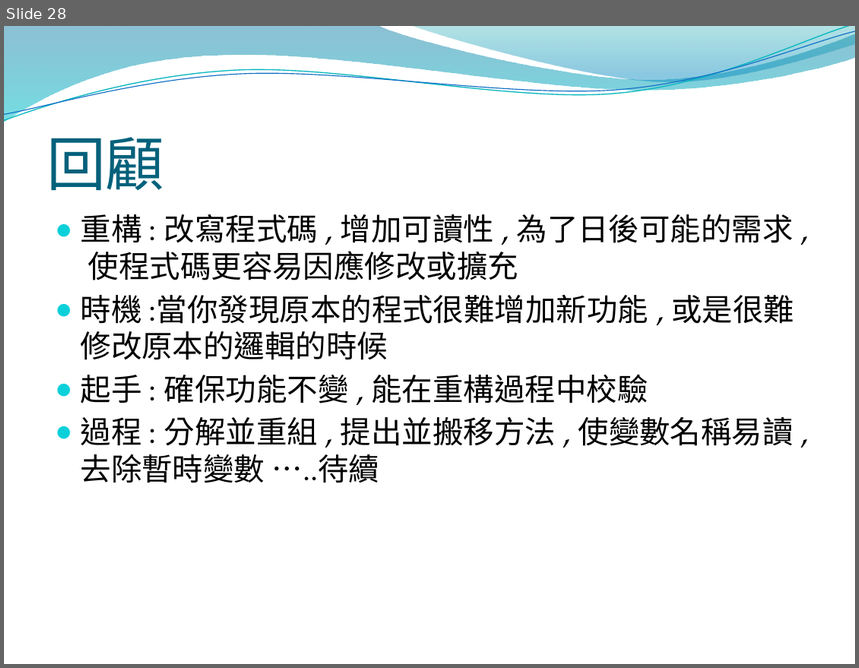
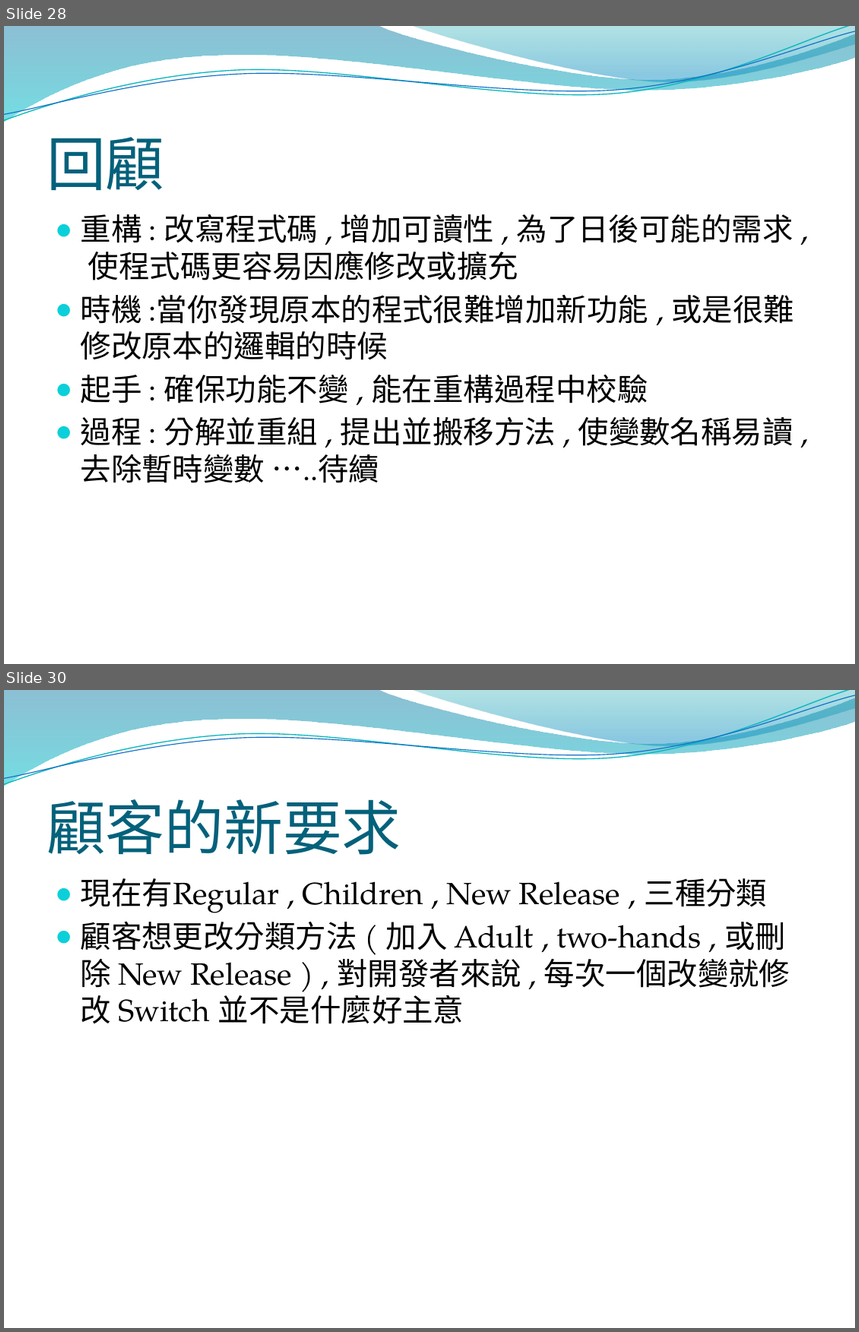
Before and after one commit to DavidLai0927/Assignment, a slide deck: Refactoring/Refactoring 0~1.3.pptx. Shown one above the other, each under a label of ours: slide 28 before the commit, slides 28 and 30 after it; the slides between them are not shown. The pictures are 859x668 and 859x1332 pixels, drawn with LibreOffice and Linux fonts; fonts in the diff are those of the drawing; background and template pictures are left out. Boxes give left, top, right and bottom in pixels: in the first picture for what was removed or moved away, otherwise in the second. Text is boxed around its words. In the diff, an @@ line names an element or a change of style, - is before the commit and + after.

```diff
--- a/Refactoring/Refactoring 0~1.3.pptx
+++ b/Refactoring/Refactoring 0~1.3.pptx
@@ slide 30 added at [4,690,855,1328], background picture (left out); not listed: 4 template elements that a slide beside it also shows @@
@@ title added at [47,799,401,855], 50 pt, text #04617B @@
+顧客的新要求
@@ text added at [81,878,791,1024], 26 pt, text #000000 @@
+● 現在有Regular , Children , New Release , 三種分類
+● 顧客想更改分類方法 ( 加入 Adult , two-hands , 或刪除 New Release ) , 對開發者來說 , 每次一個改變就修改 Switch 並不是什麼好主意
```
Also in this commit, not shown: 2 slides changed, 15 other slides added.
